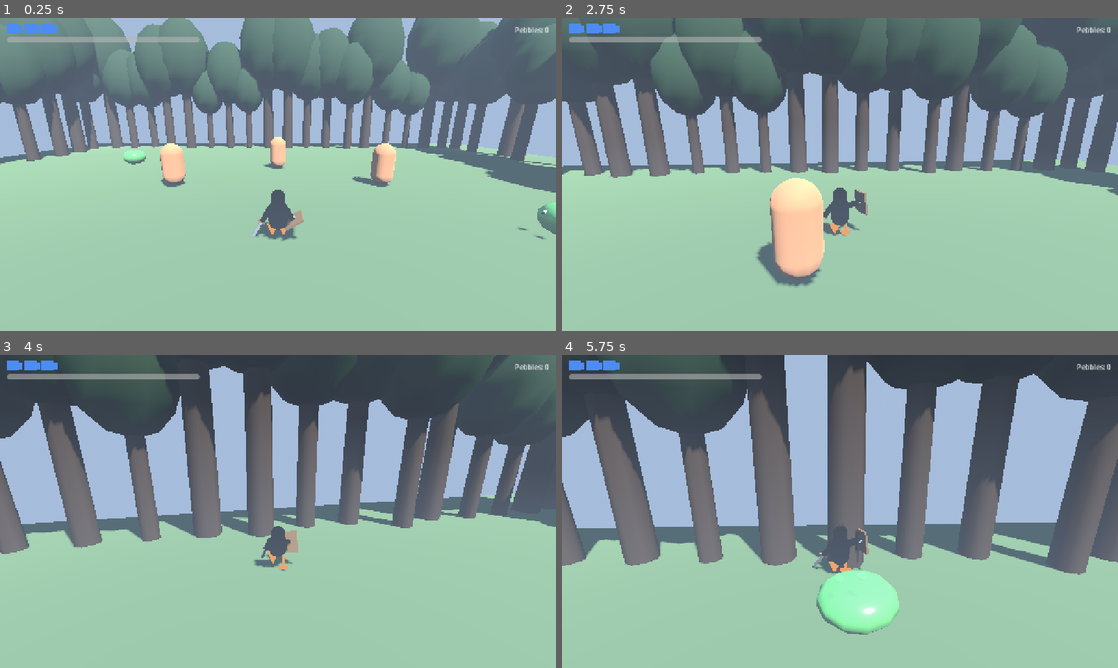
Above: before the commit, frames 1-4 (two rows, left to right).
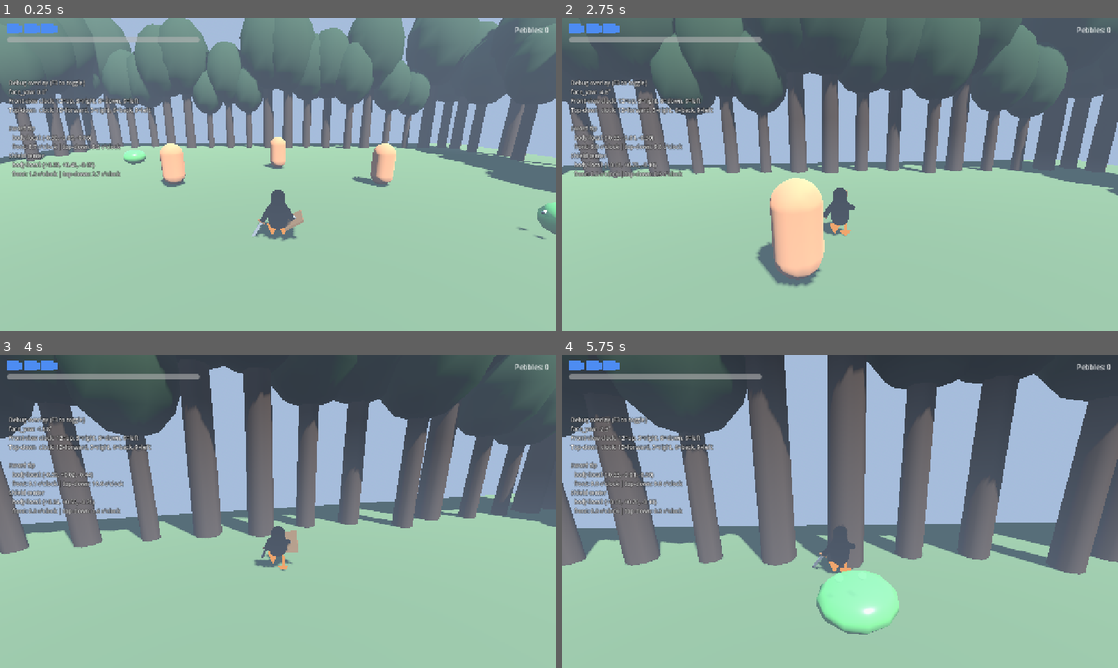
Above: after the commit, the same moments.

Repository: ruapotato/The-Legend-of-Tux
Game: Godot game, scene res://scenes/main.tscn
Same seed, same stepped clock (60 frames per second), same inputs: the game is played once before the commit and once after it.
Inputs (mouse positions are in pixels of both pictures, inside the frame that each line leads up to):
- Up to frame 1 (0.25 s): no input
- Up to frame 2 (2.75 s): tap Enter at 0.5 s; move the mouse to (867, 174) at 0.52 s; hold Right mouse button (shield) 0.53-1.28 s; hold W (move_forward) from 0.53 s (still down); tap Space (jump) at 0.77, 1.52 s; move the mouse to (812, 174) at 1.27 s; click (812, 174) at 1.35 s; right-click (812, 174) at 1.55 s; move the mouse to (851, 168) at 2.02 s; hold Right mouse button (shield) from 2.03 s (still down); tap Ctrl (roll) at 2.1 s
- Up to frame 3 (4 s): keep holding W (move_forward); move the mouse to (272, 517) at 2.77 s; release Right mouse button (shield) at 2.78 s; right-click (272, 517) at 2.85 s; tap Space (jump) at 3.02, 3.77 s; move the mouse to (316, 514) at 3.52 s; hold Shift (sprint) from 3.53 s (still down); right-click (316, 514) at 3.8 s
- Up to frame 4 (5.75 s): keep holding W (move_forward); move the mouse to (795, 508) at 4.27 s; release Shift (sprint) at 4.28 s; tap R at 4.35 s; tap Space (jump) at 4.52 s; right-click (795, 508) at 4.55 s; move the mouse to (845, 511) at 5.02 s; hold Right mouse button (shield) from 5.03 s (still down)

The runs differ from the first frame. In frame 1, 1.7% of the frame differs, in the area x 1-28%, y 19-52%; in frame 2, 1.7%; in frame 3, 1.9%; in frame 4, 1.9%, in the area x 1-56%, y 19-69%.

Commit message:
Charge → 7 o'clock, shield Y direction flipped, sideflip dir, debug HUD
- Charge end pose now (0, 0, π/6) — sword at 7 o'clock front-view (12=up,
  3=right, 6=down, 9=left)
- Shield Y rotation flipped: was -1.10 (which pushed it toward 4-5
  o'clock); now +1.0 to actually cross the wing toward centerline
- Side-flip `right` vector signs corrected — pushing right now flips
  right (was inverted, sending the player the wrong way)
- New debug overlay (F3 toggle): prints player face_yaw plus sword tip
  and shield center positions in body-local 3D and BOTH clock conventions
  (front-view + top-down), so we can compare numbers against verbal
  descriptions instead of guessing

Co-Authored-By: Claude Opus 4.7 (1M context) <noreply@anthropic.com>

Diff:
--- a/godot/scenes/combat_arena.tscn
+++ b/godot/scenes/combat_arena.tscn
@@ -8,6 +8,7 @@
 [ext_resource type="Script" path="res://scripts/hit_switch.gd" id="6_switch"]
 [ext_resource type="Script" path="res://scripts/timed_gate.gd" id="7_gate"]
 [ext_resource type="PackedScene" uid="uid://btuxblb01" path="res://scenes/enemy_blob.tscn" id="8_blob"]
+[ext_resource type="Script" path="res://scripts/debug_overlay.gd" id="9_debug"]
 
 [sub_resource type="ProceduralSkyMaterial" id="sky_mat"]
 sky_top_color = Color(0.45, 0.62, 0.86, 1)
@@ -192,3 +193,7 @@
 transform = Transform3D(1, 0, 0, 0, 1, 0, 0, 0, 1, -8, 0, -8)
 
 [node name="HUD" parent="." instance=ExtResource("2_hud")]
+
+[node name="DebugOverlay" type="CanvasLayer" parent="."]
+script = ExtResource("9_debug")
+visible_initial = true
--- /dev/null
+++ b/godot/scripts/debug_overlay.gd
@@ -0,0 +1,96 @@
+extends CanvasLayer
+
+# Toggleable debug HUD: prints position + clock-face angle of tracked
+# points (sword tip, shield center) relative to the player. Shows angles
+# in BOTH conventions because "12 o'clock" is ambiguous in 3D:
+#
+#   front-view : 12 = up,      3 = right,  6 = down, 9 = left   (Z ignored)
+#   top-down   : 12 = forward, 3 = right,  6 = back, 9 = left   (Y ignored)
+#
+# Use this to compare against verbal descriptions like "sword at 7
+# o'clock" — you read the value off the HUD instead of guessing.
+#
+# Press F3 to toggle.
+
+@export var visible_initial: bool = true
+
+var player: Node3D = null
+var blade: MeshInstance3D = null
+var shield_board: MeshInstance3D = null
+var label: Label
+
+
+func _ready() -> void:
+    visible = visible_initial
+    label = Label.new()
+    label.position = Vector2(20, 140)
+    label.add_theme_font_size_override("font_size", 13)
+    label.add_theme_color_override("font_color", Color(1, 1, 1, 0.95))
+    label.add_theme_color_override("font_outline_color", Color(0, 0, 0, 0.85))
+    label.add_theme_constant_override("outline_size", 4)
+    add_child(label)
+
+
+func _process(_delta: float) -> void:
+    if not visible:
+        return
+    if not player or not is_instance_valid(player):
+        var ps := get_tree().get_nodes_in_group("player")
+        if ps.size() > 0:
+            player = ps[0]
+    if not player:
+        label.text = "(no player found — F3 to hide)"
+        return
+    if not blade or not is_instance_valid(blade):
+        blade = player.find_child("Blade", true, false) as MeshInstance3D
+    if not shield_board or not is_instance_valid(shield_board):
+        shield_board = player.find_child("Board", true, false) as MeshInstance3D
+
+    var lines := PackedStringArray()
+    lines.append("Debug overlay (F3 to toggle)")
+    lines.append("face_yaw: %.1f°" % rad_to_deg(player.rotation.y))
+    lines.append("Front-view clock: 12=up, 3=right, 6=down, 9=left")
+    lines.append("Top-down  clock: 12=forward, 3=right, 6=back, 9=left")
+    lines.append("")
+
+    if blade:
+        # Sword tip is offset along the blade-mesh's local -Y axis by
+        # half its length (mesh height = 0.50, so tip at y=-0.25).
+        var tip: Vector3 = blade.to_global(Vector3(0, -0.25, 0))
+        _track("Sword tip", tip, lines)
+    if shield_board:
+        _track("Shield center", shield_board.global_position, lines)
+
+    label.text = "\n".join(lines)
+
+
+func _track(point_name: String, world_pos: Vector3, lines: PackedStringArray) -> void:
+    var rel: Vector3 = player.to_local(world_pos)
+    lines.append("%s" % point_name)
+    lines.append("  body-local: (%+.2f, %+.2f, %+.2f)" % [rel.x, rel.y, rel.z])
+    lines.append("  front: %s | top-down: %s" % [_clock_front(rel), _clock_top(rel)])
+
+
+# Front-view clock: 12 = up (+Y), 3 = right (+X), 6 = down (-Y), 9 = left (-X).
+# Z is ignored — we project onto the player's frontal plane.
+func _clock_front(local: Vector3) -> String:
+    var ang: float = atan2(local.x, local.y)   # clockwise from +Y
+    var hours: float = ang / (PI / 6.0)
+    if hours <= 0:
+        hours += 12.0
+    return "%.1f o'clock" % hours
+
+
+# Top-down clock: 12 = forward (-Z), 3 = right (+X), 6 = back (+Z), 9 = left (-X).
+# Y is ignored.
+func _clock_top(local: Vector3) -> String:
+    var ang: float = atan2(local.x, -local.z)
+    var hours: float = ang / (PI / 6.0)
+    if hours <= 0:
+        hours += 12.0
+    return "%.1f o'clock" % hours
+
+
+func _input(event: InputEvent) -> void:
+    if event is InputEventKey and event.pressed and event.keycode == KEY_F3:
+        visible = not visible
--- a/godot/scripts/tux_anim.gd
+++ b/godot/scripts/tux_anim.gd
@@ -170,14 +170,14 @@
         _rot(bones.get("head"),  Vector3(lerpf(0.0, 0.3, fall), 0, 0))
 
 
-# Block: shield arm (left wing) raised UP and IN FRONT of the body. To
-# read at "12 o'clock" — directly in front, not at the shoulder — the
-# arm needs strong inward Y rotation so it crosses the body's
-# centerline. Larger negative Y was the magic; previous values had the
-# shield drift back to the shoulder.
+# Block: shield arm (left wing) raised UP and IN FRONT of the body.
+# Godot's YXZ Euler order means Y rotates the lifted arm in the X-Z
+# plane around world Y. Combined with the rig's 180° flip, POSITIVE Y
+# crosses the wing toward Tux's centerline (12 o'clock); negative Y
+# pushes it further out toward the shoulder (3 o'clock and beyond).
 func _pose_block(_t: float, phase: float) -> void:
     var p: float = clamp(phase, 0.0, 1.0)
-    _rot(bones.get("arm_l"), Vector3(-1.65 * p - 0.05, -1.10 * p, -0.05 * p))
+    _rot(bones.get("arm_l"), Vector3(-1.65 * p - 0.05, 1.0 * p, -0.05 * p))
     _rot(bones.get("arm_r"), Vector3(-0.4, -0.2, 0.6))
     _rot(bones.get("torso"), Vector3(0.05, 0.05, 0))
     _rot(bones.get("head"),  Vector3(0.05, -0.1, 0))
@@ -225,29 +225,30 @@
     _rot(bones.get("leg_r"), Vector3(-0.25, 0, 0))
 
 
-# Charging wind-up. Sword stays extended forward — we wanted "straight
-# out or slightly back from the player" rather than wound-back-by-the-
-# shoulder. The blade drops a touch through the charge to read as
-# weight gathering, but stays roughly in the plane of the swing. When
-# `full` is true the pose adds a tremor sine for the ready-to-go feel.
+# Charging wind-up. Sword draws back to the 7 o'clock position from the
+# player's POV (down-and-toward-the-shield-side), reading as a wound-up
+# spin ready to release. We blend in from the swing-end pose over ~0.18s
+# so the transition flows from a swing into the charge instead of
+# popping. Pure-Z rotation puts the blade in the body's vertical plane
+# tilted ~45° toward Tux's left, which is the 7-8 o'clock arc.
 func _pose_charging(t: float, full: bool) -> void:
     var blend: float = clamp(t / 0.18, 0.0, 1.0)
-    # "swing-end" arm pose (extended forward, slightly to the right) →
-    # charge-ready pose (arm slightly back from straight-forward, dropped
-    # a hair so the blade reads as gathering weight).
-    var arm_r_start := Vector3(-1.5, 0.6, 0.15)
-    var arm_r_end   := Vector3(-1.30, 0.10, 0.10)
+    var arm_r_start := Vector3(-1.5, 0.6, 0.15)        # swing end
+    # PI/6 corresponds to 7 o'clock on the front-view clock (12 = up,
+    # 3 = right, 6 = down, 9 = left). Use the F3 debug overlay to verify
+    # the actual angle on screen against where the user wants it.
+    var arm_r_end   := Vector3(0.0, 0.0, PI / 6)
     var arm_r_now: Vector3 = arm_r_start.lerp(arm_r_end, blend)
     if full:
         var tremor: float = sin(t * 30.0) * 0.04
-        arm_r_now += Vector3(tremor, 0.0, tremor)
+        arm_r_now += Vector3(0.0, 0.0, tremor)
     _rot(bones.get("arm_r"), arm_r_now)
 
-    _rot(bones.get("torso"),  Vector3(0.05, 0.0, 0.0))
+    _rot(bones.get("torso"),  Vector3(0.0, 0.0, 0.0))
     _rot(bones.get("arm_l"),  Vector3(-0.5, 0.1, -0.7))
-    _rot(bones.get("leg_l"),  Vector3(-0.1, 0, 0))
-    _rot(bones.get("leg_r"),  Vector3(-0.1, 0, 0))
-    _rot(bones.get("head"),   Vector3(0.05, 0.0, 0.0))
+    _rot(bones.get("leg_l"),  Vector3(0, 0, 0))
+    _rot(bones.get("leg_r"),  Vector3(0, 0, 0))
+    _rot(bones.get("head"),   Vector3(0.0, 0.0, 0.0))
 
 
 # Spin attack: sword arm extended STRAIGHT TO THE SIDE — pure Z-axis
--- a/godot/scripts/tux_state.gd
+++ b/godot/scripts/tux_state.gd
@@ -657,8 +657,10 @@
     else:
         flip_kind = FlipKind.BACK
 
+    # `right` is forward × up; previous version had both signs flipped,
+    # which is why pushing right launched the side-flip leftward.
     var fwd := Vector3(-sin(face_yaw), 0.0, -cos(face_yaw))
-    var right := Vector3(-cos(face_yaw), 0.0, sin(face_yaw))
+    var right := Vector3(cos(face_yaw), 0.0, -sin(face_yaw))
     var move_dir := Vector3.ZERO
     match flip_kind:
         FlipKind.FRONT:      move_dir = fwd
